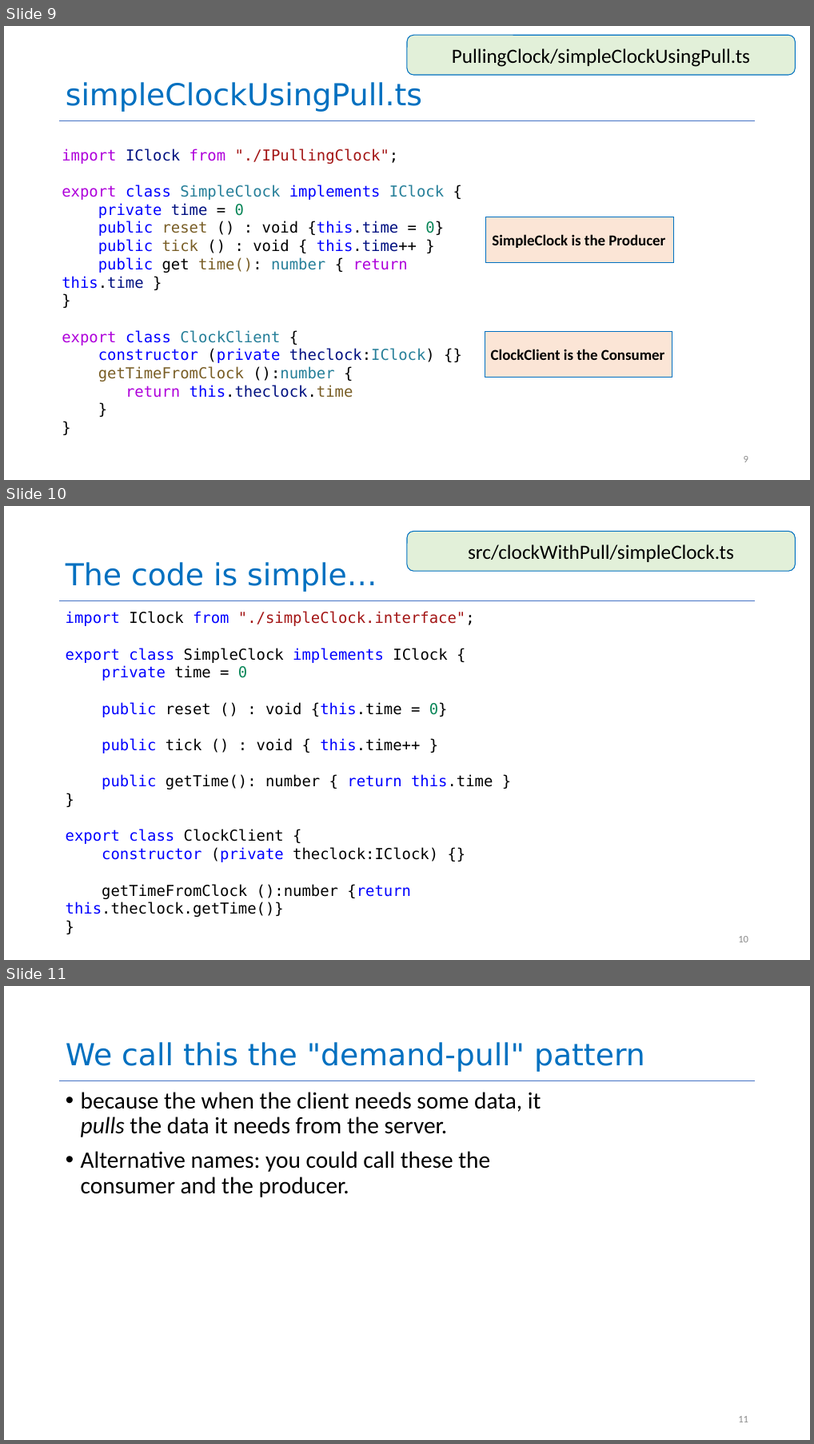
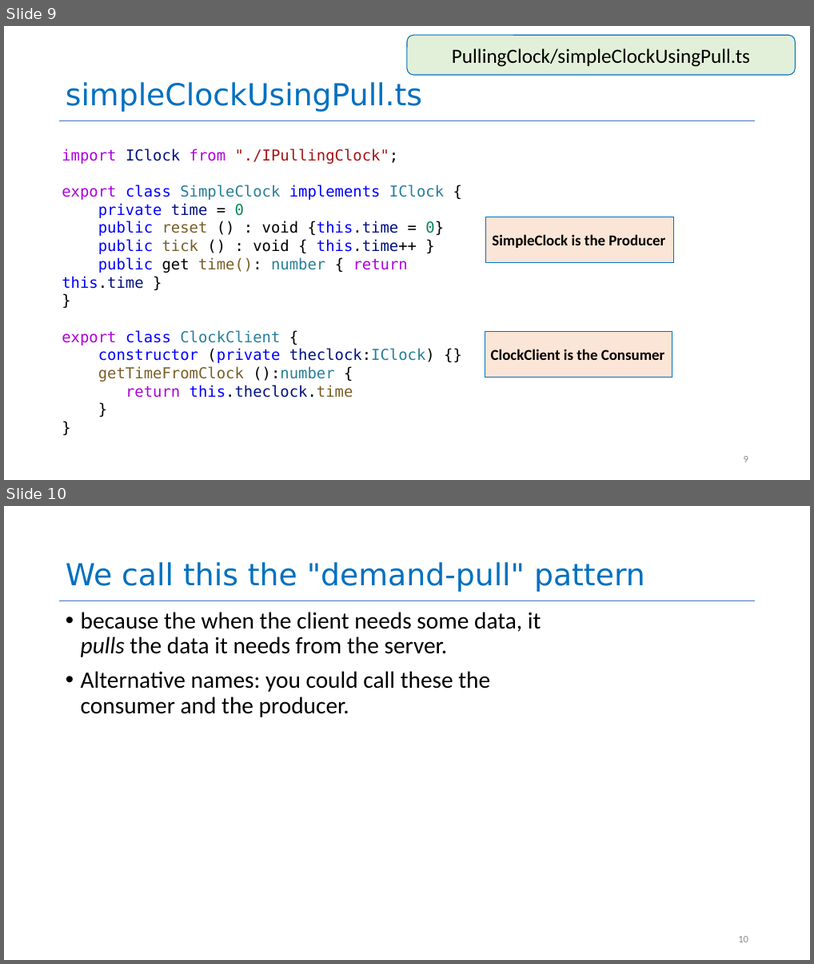
Before and after one commit to yashburshe/CS4530-Fall-2025, a slide deck: Slides/Module 05 Interaction-Level Design Patterns.pptx. Shown one above the other, each under a label of ours: slides 9, 10 and 11 before the commit, slides 9 and 10 after it. The pictures are 814x1444 and 814x964 pixels, drawn with LibreOffice and Linux fonts; fonts in the diff are those of the drawing. Boxes give left, top, right and bottom in pixels: in the first picture for what was removed or moved away, otherwise in the second. Text is boxed around its words. In the diff, an @@ line names an element or a change of style, - is before the commit and + after.

```diff
--- a/Slides/Module 05 Interaction-Level Design Patterns.pptx
+++ b/Slides/Module 05 Interaction-Level Design Patterns.pptx
@@ slide 10 removed at (4, 506, 810, 960), background #FFFFFF; not listed: 1 template element that a slide beside it also shows @@
@@ rounded rectangle removed at (407, 532, 796, 572) @@
-src/clockWithPull/simpleClock.ts
@@ title removed at (66, 562, 377, 592) @@
-The code is simple…
@@ text removed at (66, 611, 493, 916) @@
-import IClock from "./simpleClock.interface";
-export class SimpleClock implements IClock {
-private time = 0
-public reset () : void {this.time = 0}
-public tick () : void { this.time++ }
-public getTime(): number { return this.time }
-}
-export class ClockClient {
-constructor (private theclock:IClock) {}
-getTimeFromClock ():number {return this.theclock.getTime()}
-}
@@ page number removed at (738, 936, 749, 942) @@
-10
@@ what was slide 11 is now slide 10 @@
@@ page number at (738, 936, 749, 942): text changed @@
-11
+10
```
Also in this commit, not shown: 3 slides changed.
